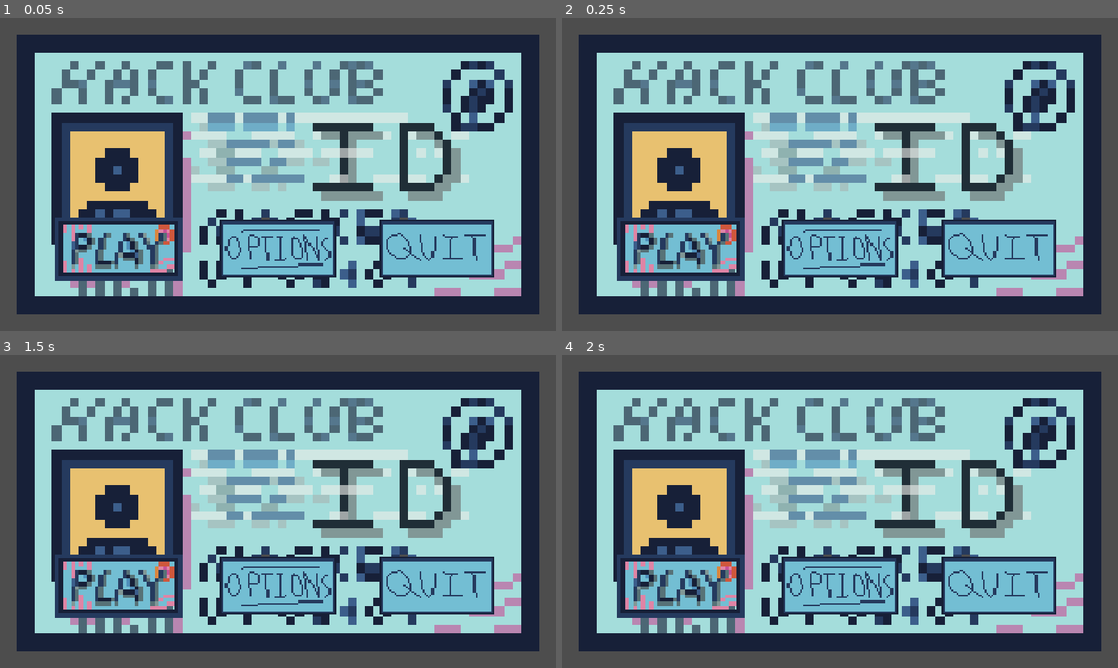
Above: before the commit, frames 1-4 (two rows, left to right).
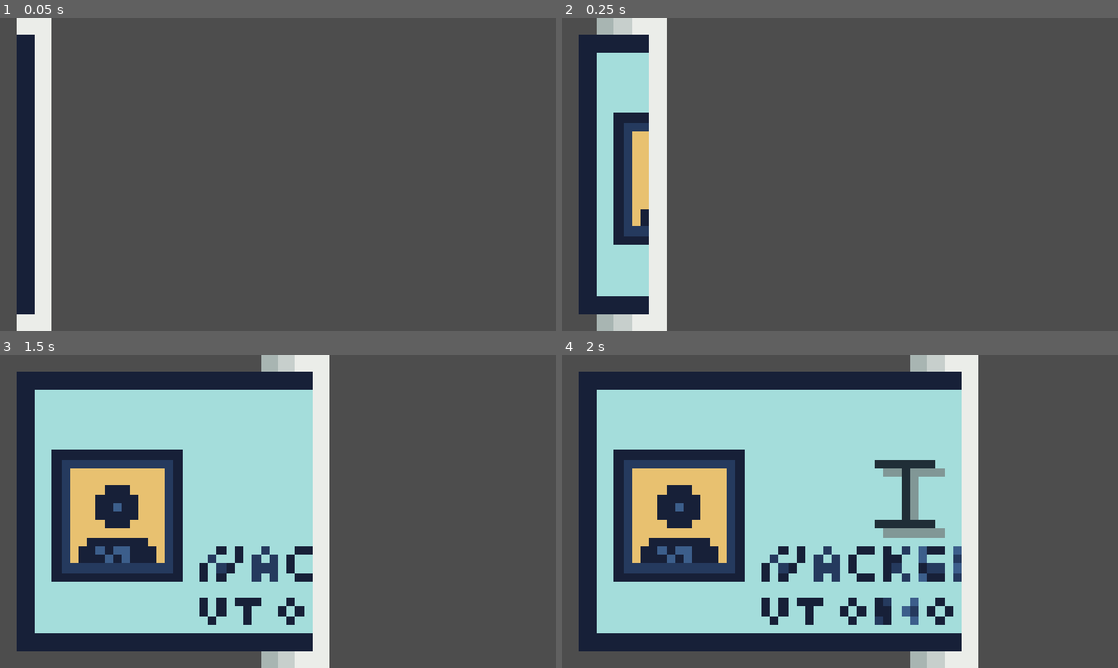
Above: after the commit, the same moments.

Repository: itstntcraft123/fake-an-id
Game: Godot game, scene res://scenes/main_menu.tscn
Same seed, same stepped clock (60 frames per second), same inputs: the game is played once before the commit and once after it.
Inputs (mouse positions are in pixels of both pictures, inside the frame that each line leads up to):
- Up to frame 1 (0.05 s): no input
- Up to frame 2 (0.25 s): no input
- Up to frame 3 (1.5 s): click (116, 586) at 0.5 s, where only the run before the commit has a clickable "[color=#ffffff00]> [/color][c…"; click (183, 624) at 1.25 s, where only the run before the commit has a clickable "[color=#ffffff00]> [/color][c…"
- Up to frame 4 (2 s): no input

The runs differ from the first frame. In frame 1, 82% of the frame differs, in the area x 3-97%, y 0-100%; in frame 2, 76%; in frame 3, 52%; in frame 4, 42%.

Commit message:
added start menu animation

Diff:
--- a/scenes/main_menu.tscn
+++ b/scenes/main_menu.tscn
@@ -3,10 +3,14 @@
 [ext_resource type="Theme" uid="uid://ckm8ormicu8rl" path="res://theme.tres" id="1_0fbet"]
 [ext_resource type="Script" uid="uid://blqkatqoktqes" path="res://scripts/main_menu.gd" id="2_bqqt6"]
 [ext_resource type="PackedScene" uid="uid://bmdsk1kuk34xi" path="res://scenes/select_menu.tscn" id="2_ekxnf"]
-[ext_resource type="Texture2D" uid="uid://xw0efeo8m33w" path="res://sprites/home-sceen-id.png" id="3_oa1go"]
+[ext_resource type="Texture2D" uid="uid://cc0ufvireecon" path="res://sprites/home-sceen-id-animation.png" id="3_oa1go"]
 [ext_resource type="Texture2D" uid="uid://ctyepyutkmtva" path="res://sprites/play-button.png" id="5_8ln24"]
 [ext_resource type="Texture2D" uid="uid://dwpaimymi3n3f" path="res://sprites/options-placeholder.png" id="6_oa1go"]
 [ext_resource type="Texture2D" uid="uid://dil7n7jcxyn80" path="res://sprites/quit-placeholder.png" id="7_tbmy8"]
+
+[sub_resource type="AtlasTexture" id="AtlasTexture_e1x85"]
+atlas = ExtResource("3_oa1go")
+region = Rect2(0, 0, 64, 36)
 
 [sub_resource type="StyleBoxTexture" id="StyleBoxTexture_u5sy4"]
 texture = ExtResource("5_8ln24")
@@ -47,6 +51,7 @@
 grow_vertical = 2
 theme = ExtResource("1_0fbet")
 script = ExtResource("2_bqqt6")
+sheet = ExtResource("3_oa1go")
 
 [node name="TextureRect" type="TextureRect" parent="." unique_id=486398320]
 texture_filter = 1
@@ -54,7 +59,7 @@
 layout_mode = 0
 offset_right = 1920.0
 offset_bottom = 1080.0
-texture = ExtResource("3_oa1go")
+texture = SubResource("AtlasTexture_e1x85")
 
 [node name="MarginContainer" type="MarginContainer" parent="." unique_id=2001314059]
 layout_mode = 1
--- a/scripts/main_menu.gd
+++ b/scripts/main_menu.gd
@@ -1,12 +1,59 @@
 extends Control
 
+@export var sheet: Texture2D
+@export var frame_size := Vector2i(64, 36)
+@export var frame_count := 108
+@export var fps := 10.0
+
+@onready var texture_rect: TextureRect = $TextureRect
+@onready var buttons: Array[Control] = [
+	$MarginContainer/VBoxContainer/MainMenu/Start,
+	$MarginContainer/VBoxContainer/MainMenu/Options,
+	$MarginContainer/VBoxContainer/MainMenu/Quit,
+]
+@onready var menu: BoxContainer = $MarginContainer/VBoxContainer/MainMenu
+
 func _ready() -> void:
-	pass
+	menu.intro_active = true
+	for b in buttons:
+		b.modulate.a = 0.0
+
+	var atlas := AtlasTexture.new()
+	atlas.atlas = sheet
+	atlas.region = Rect2(0, 0, frame_size.x, frame_size.y)
+	texture_rect.texture = atlas
+
+	texture_rect.texture_filter = CanvasItem.TEXTURE_FILTER_NEAREST
+	texture_rect.expand_mode = TextureRect.EXPAND_IGNORE_SIZE
+	texture_rect.stretch_mode = TextureRect.STRETCH_SCALE
+
+	var last := frame_count - 1
+	var tween := create_tween()
+	tween.tween_method(func(f: float) -> void: atlas.region = Rect2(int(f) * frame_size.x, 0, frame_size.x, frame_size.y), 0.0, float(last), last / fps)
+	tween.tween_interval(0.2)
+	tween.tween_callback(_reveal_buttons)
+
+	await get_tree().process_frame
+	for b in buttons:
+		b.scale = Vector2.ZERO
+
+func _reveal_buttons() -> void:
+	var focused := get_viewport().gui_get_focus_owner()
+	var t := create_tween().set_parallel(true)
+	for i in buttons.size():
+		var b: Control = buttons[i]
+		b.pivot_offset = b.size / 2.0
+		var target: Vector2 = menu.hover_scale if b == focused else Vector2.ONE
+		b.modulate.a = 1.0
+		t.tween_property(b, "scale", target, 0.4).set_delay(i * 0.1).set_trans(Tween.TRANS_BACK).set_ease(Tween.EASE_OUT)
+	t.finished.connect(func() -> void: menu.intro_active = false)
 
 func _process(_delta: float) -> void:
 	pass
 
 func _on_select_menu_selected(_index: int, item: Control) -> void:
+	if menu.intro_active:
+		return
 	match item.name:
 		"Start":
 			get_tree().change_scene_to_file("res://scenes/how_to_play.tscn")
--- a/scripts/quiz.gd
+++ b/scripts/quiz.gd
@@ -88,6 +88,7 @@
 	else:
 		_fail("Wrong answer buddy. It was: ")
 
+# followng code made every even numbered quesiton skip for some reason
 	#if _normalize(text) == _normalize(correct_answer):
 		#current += 1
 		#if current >= questions.size():
--- a/scripts/select_menu.gd
+++ b/scripts/select_menu.gd
@@ -12,6 +12,8 @@
 @export var hover_scale := Vector2(1.1, 1.1)
 @export var tween_time := 0.1
 @onready var timer_interval: float = $Timer.wait_time
+
+var intro_active := false
 
 func _input(event: InputEvent) -> void:
 	if not show_arrow:
@@ -57,12 +59,18 @@
 	sort_children.connect(_reapply_scale)
 
 func _tween_scale(button: Control, target: Vector2) -> void:
+	if intro_active:
+		return
+
 	button.pivot_offset = button.size / 2.0
 	var tween := button.create_tween()
 	tween.tween_property(button, "scale", target, tween_time)\
 		.set_trans(Tween.TRANS_SINE).set_ease(Tween.EASE_OUT)
 
 func _reapply_scale() -> void:
+	if intro_active:
+		return
+
 	var focused := get_viewport().gui_get_focus_owner()
 	for child in get_children():
 		if child is Button:
@@ -77,6 +85,9 @@
 	return null
 
 func _process(_delta: float) -> void:
+	if intro_active:
+		return
+
 	var hovered := get_hovered_child()
 	if hovered and hovered != prev_hovered:
 		reset_arrow()
